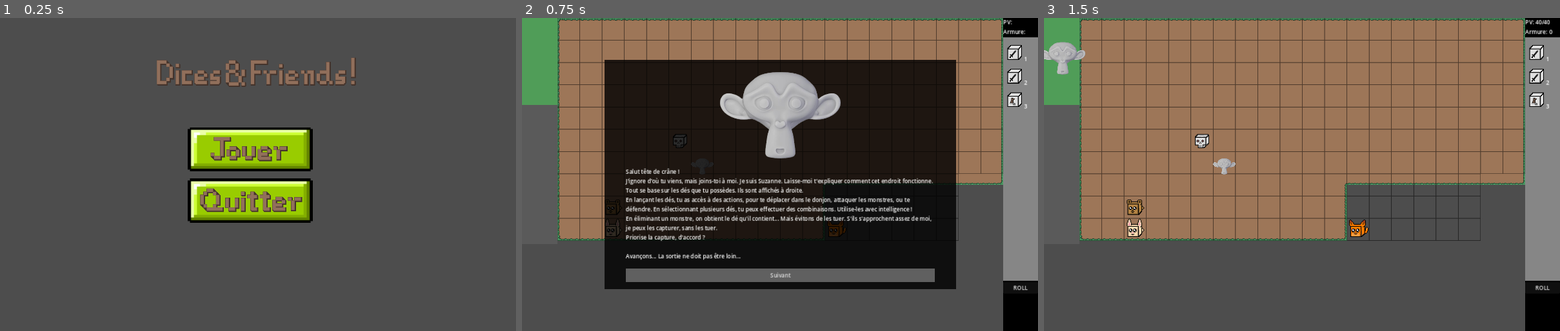
Above: before the commit, frames 1-3 (left to right).
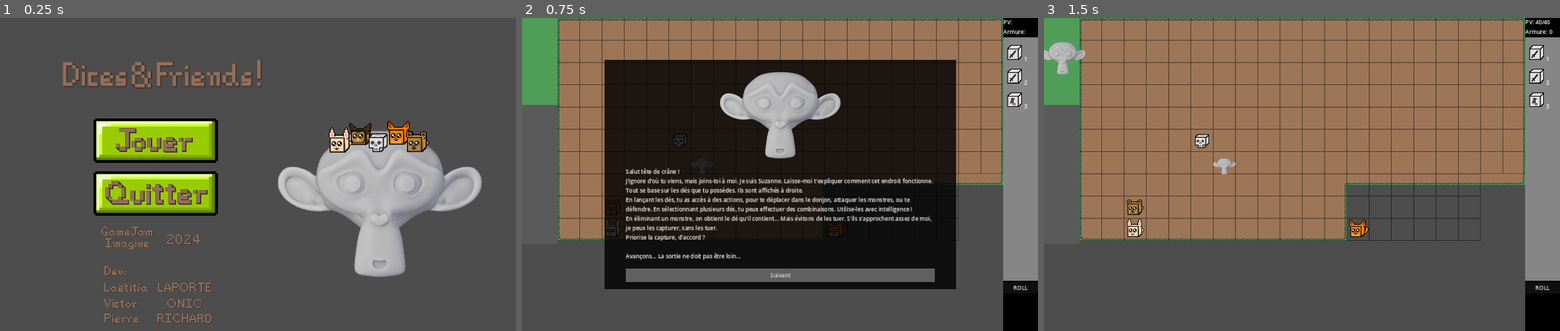
Above: after the commit, the same moments.

Repository: Ranger1986/lumieres
Game: Godot game, scene res://Scenes/MainMenu.tscn
Two runs of this game, one before a commit and one after it. Both use one fixed random seed, a clock stepped at 60 frames per second and the inputs below. The engine's default icon, where the game draws it, is replaced by a stand-in: a white triangle on a blue panel in a dark square.
Inputs (mouse positions are in pixels of both pictures, inside the frame that each line leads up to; where the layout moved, square brackets give the same spot in the first picture):
- Up to frame 1 (0.25 s): no input
- Up to frame 2 (0.75 s): click (676, 140) [769, 149] at 0.5 s
- Up to frame 3 (1.5 s): click "Suivant" at 1.25 s

The runs differ from the first frame. In frame 1, 24% of the frame differs, in the area x 12-94%, y 12-98%; in frame 2, nothing differs; in frame 3, nothing differs.

Commit message:
Update MainMenu
Logo + Noms dev et gamejam

Diff:
--- a/Scenes/MainMenu.tscn
+++ b/Scenes/MainMenu.tscn
@@ -8,7 +8,9 @@
 [ext_resource type="Texture2D" uid="uid://cnl0mpk7j8sca" path="res://Ressources/buttonHover.png" id="4_2ybxe"]
 [ext_resource type="Script" path="res://Scripts/play_button.gd" id="5_0e23p"]
 [ext_resource type="Script" path="res://Scripts/quit_button.gd" id="7_mklk0"]
+[ext_resource type="Texture2D" uid="uid://bxpre1e88t025" path="res://Ressources/Logo.png" id="9_0hn40"]
 [ext_resource type="AudioStream" uid="uid://nc7lw7pft4hj" path="res://Ressources/Sounds/float-melody.mp3" id="9_fo0x7"]
+[ext_resource type="Texture2D" uid="uid://cmuh8g5uqjvtf" path="res://Ressources/Dev.png" id="10_87hu0"]
 
 [sub_resource type="GDScript" id="GDScript_srdx4"]
 script/source = "extends Node2D
@@ -29,17 +31,18 @@
 script = SubResource("GDScript_srdx4")
 
 [node name="Titre" type="TextureRect" parent="."]
-offset_left = -5.0
-offset_right = 595.0
-offset_bottom = 100.0
+offset_left = -275.0
+offset_top = 5.0
+offset_right = 325.0
+offset_bottom = 105.0
 texture = ExtResource("1_bgl55")
 metadata/_edit_use_anchors_ = true
 
 [node name="PlayButton" type="TextureButton" parent="."]
-offset_left = 104.0
-offset_top = 214.0
-offset_right = 462.0
-offset_bottom = 341.0
+offset_left = -168.0
+offset_top = 189.0
+offset_right = 190.0
+offset_bottom = 316.0
 texture_normal = ExtResource("2_rib0b")
 texture_pressed = ExtResource("3_kt6dq")
 texture_hover = ExtResource("4_2ybxe")
@@ -59,10 +62,10 @@
 metadata/_edit_use_anchors_ = true
 
 [node name="QuitButton" type="TextureButton" parent="."]
-offset_left = 104.0
-offset_top = 362.0
-offset_right = 462.0
-offset_bottom = 489.0
+offset_left = -168.0
+offset_top = 341.0
+offset_right = 190.0
+offset_bottom = 468.0
 texture_normal = ExtResource("2_rib0b")
 texture_pressed = ExtResource("3_kt6dq")
 texture_hover = ExtResource("4_2ybxe")
@@ -81,6 +84,22 @@
 texture = ExtResource("3_yl2n4")
 metadata/_edit_use_anchors_ = true
 
+[node name="Logo" type="TextureRect" parent="."]
+offset_left = 362.0
+offset_top = 45.0
+offset_right = 948.0
+offset_bottom = 903.0
+texture = ExtResource("9_0hn40")
+stretch_mode = 4
+
+[node name="Credits" type="TextureRect" parent="."]
+offset_left = -158.0
+offset_top = 487.0
+offset_right = 204.0
+offset_bottom = 801.0
+texture = ExtResource("10_87hu0")
+expand_mode = 1
+
 [node name="SonAmbient" type="AudioStreamPlayer2D" parent="."]
 stream = ExtResource("9_fo0x7")
 autoplay = true
Binary file added: Ressources/Dev.png
Not shown, added: Ressources/Dev.png.import
Binary file added: Ressources/Logo.png
Not shown, added: Ressources/Logo.png.import
Not shown: 1 places in Scenes/MainMenu.tscn that only renumber resources
